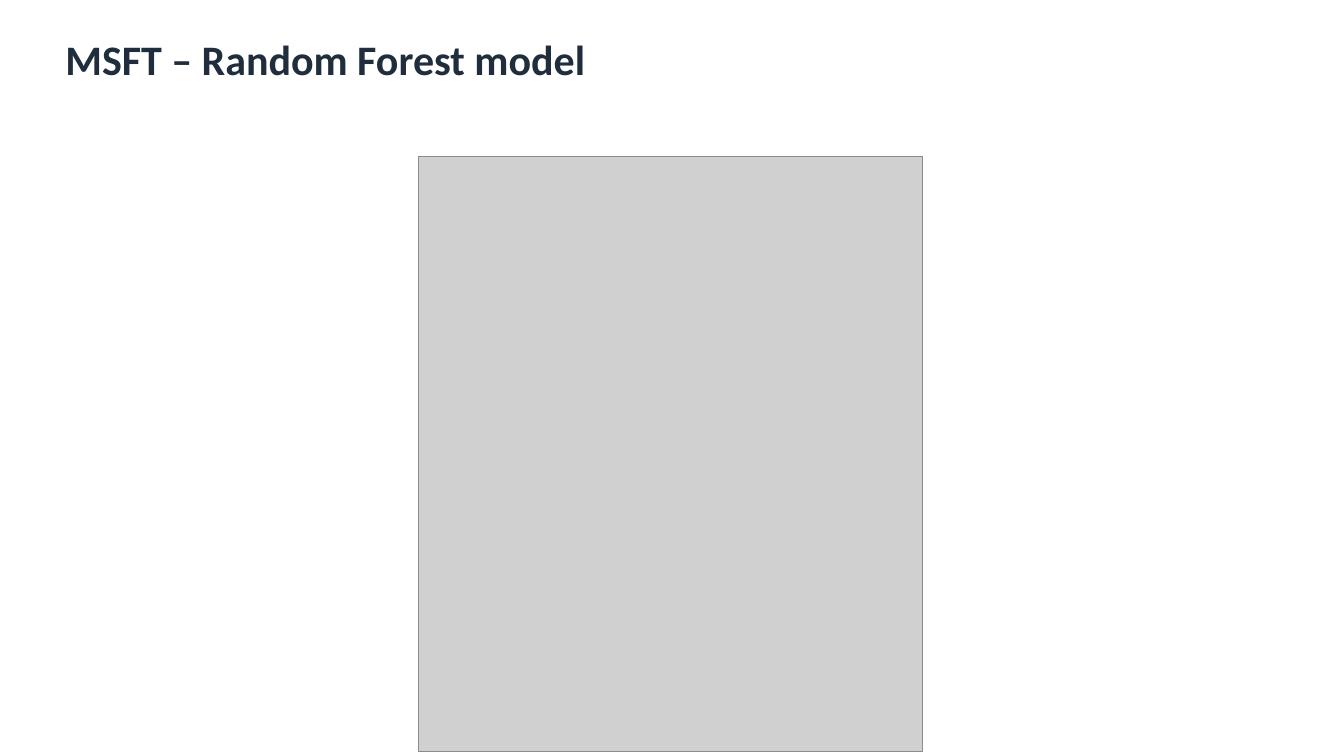
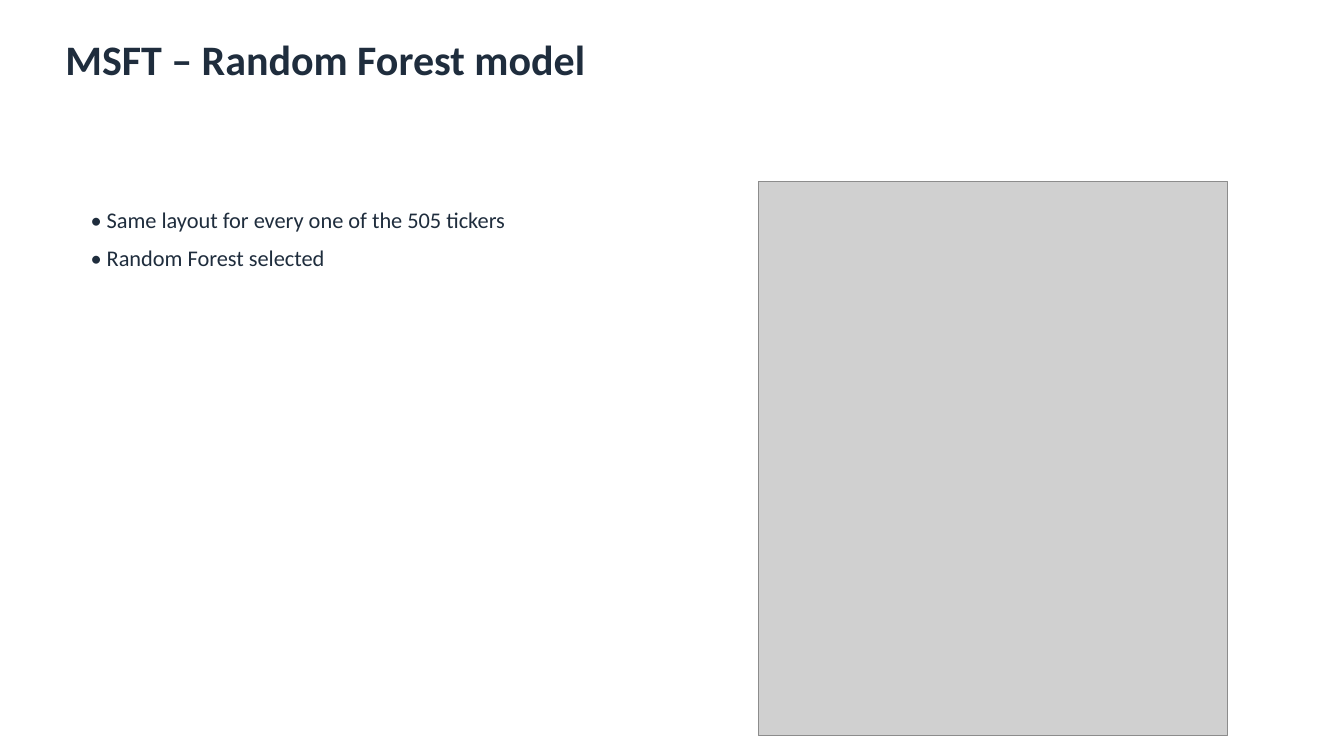
Before and after one commit to jaismine19/NextClose, a slide deck: slide 15 of docs/CSIS4260_Assignment1_Dashboard_Screenshots.pptx. Drawn at 1344x756 pixels with LibreOffice and Linux fonts; fonts in the diff are those of the drawing; grey boxes stand for pictures. Boxes give left, top, right and bottom in pixels: in the first picture for what was removed or moved away, otherwise in the second. Text is boxed around its words. In the diff, an @@ line names an element or a change of style, - is before the commit and + after.

Commit message:
Fix dashboard screenshots in the deck: scale images to fit the slide and add description bullets

```diff
--- a/docs/CSIS4260_Assignment1_Dashboard_Screenshots.pptx
+++ b/docs/CSIS4260_Assignment1_Dashboard_Screenshots.pptx
@@ picture: place and size @@
-picture at (418, 156, 923, 751)
+picture at (758, 181, 1228, 736)
@@ text added at (107, 212, 505, 266), 16 pt, text #1F2D3D @@
+• Same layout for every one of the 505 tickers
+• Random Forest selected
```
Also in this commit, not shown: 3 other slides changed, 2 slides added, 2 slides removed, 1 other file.
